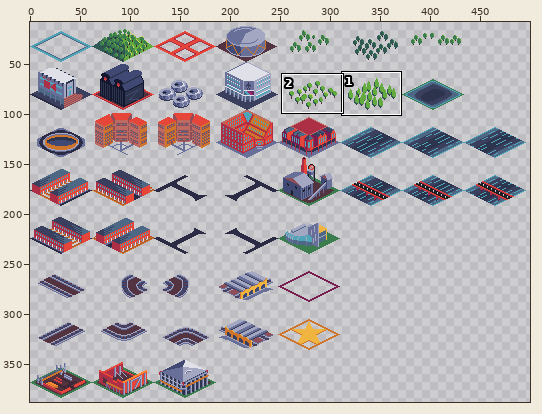
One commit to this pixel-art file: Buildings.aseprite. Above: a wide view before the commit, with the close-up outlined.
Close-up. Old version:
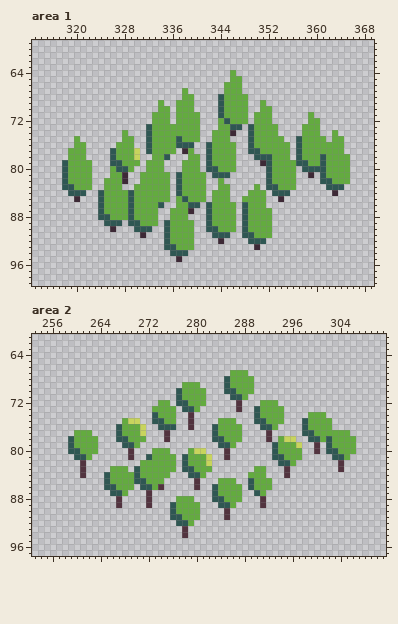
558x432 pixels, 1 frame. Shown: area 1: x 313..369, y 59..99; area 2: x 253..311, y 61..97. The wide view leaves out empty margins.
The result:
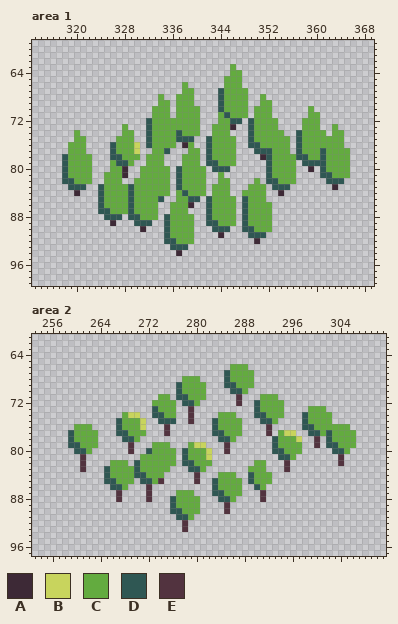
Palette (. is transparent): A #3d2936  B #c8d45d  C #63ab3f  D #2f5753  E #52333f
The edit:
Changed rows in their new state; - is an unchanged pixel.
Area 1, layer "Buildings":
first column x 318:
 63 ----------------------------C-------------------
 64 -----------------------------C------------------
 65 ---------------------------C--------------------
 66 --------------------C---------------------------
 67 ---------------------C----D---C-----------------
 68 ----------------C--C-------------C--------------
 69 -----------------C----------------C-------------
 70 ---------------C------C---------C--------C------
 71 --------------------------CD--------------C-----
 72 --------------D---C--------CDD.D---C----C-------
 73 ----------C--------------C--A.---------------C--
 74 --C--------C-------D--------.-------C--D---C--C-
 75 ---C-----C----------DD.-D---C--------C------C---
 76 -C------D---B------.AC----------D---------------
 77 --------------.--D.-.-C--------.-DD--------D---C
 78 D---C----D--C-C--.--C-----------.A----C-D-------
 79 --------C-D-.------------D-------.-----.-DD-----
 80 ---------CA.-C---C-D---C.-DD.-----------.A.-----
 81 -------C-----------------.C.-------------.--D---
 82 -D--------.-C--------------C----C--D-------.-DD.
 83 .-DD.-D---CD-------------C-----C-C.-DD.-----.A.-
 84 -.A.---------------CD---------C----.A.-------.--
 85 --.-------------D.--CDD.D---C-D-----.-----------
 86 ----------------.-C--A.-----------C-------------
 87 -------D-------------.--------------------------
 88 ------.-DD.-D----D---C--------------------------
 89 -------.A.-.-DD.---------D----------------------
 90 --------.---.A.---------.-DD.--D----------------
 91 -------------.-----------.A.--.-DD.-------------
 92 ------------------D-------.----.A.--------------
 93 -----------------.-DD.----------.---------------
 94 ------------------.A.---------------------------
 95 -------------------.----------------------------
Area 2, layer "Buildings":
first column x 259:
66 ---------------------------CCC------------------
67 --------------------------D---C-----------------
68 -------------------CCC--------------------------
69 ------------------D---C----D--------------------
70 --------------------------.-D-.-----------------
71 ---------------CC--D-------.E.--CCC-------------
72 --------------C--C.-D-.--------D---C------------
73 --------------D----.E.------.-----------CCC-----
74 ---------CBB---D---------CCC----D------D---C----
75 --------D-CCB-.-DD------D---C--.-D-.------------
76 -CCC-----------.E.--.-----------.E.-----D---CCC-
77 D---C----D--C------------D---------CBB-.-D-D---C
78 --------.-D-.---.-------.-D-.----.D-CCB-.E.-----
79 -D-------.E.--CCC---CBB--.E.----------C-----D---
80 .-D-.--------D---C-D-CCB-----------D-----.-.-D-.
81 -.E.------.-CC------------.-------.-D-.-----.E.-
82 -------CCC-D--------D--C-------CC--.E.----------
83 ------D---C------.-.-D-.------C--------------.--
84 --.---------D---.---.E.--CCC--D--C--.-----------
85 -------D---.-D-E--------D---C-------------------
86 ------.-D-.-.E..-----.--------.D-.--------------
87 -------.E.--------CCC----D-----.E---------------
88 -----------------D---C--.-D-.-------------------
89 --------.----.-----------.E.----.---------------
90 ------------------D-----------------------------
91 -----------------.-D-.----.---------------------
92 ------------------.E.---------------------------
94 -------------------.----------------------------
